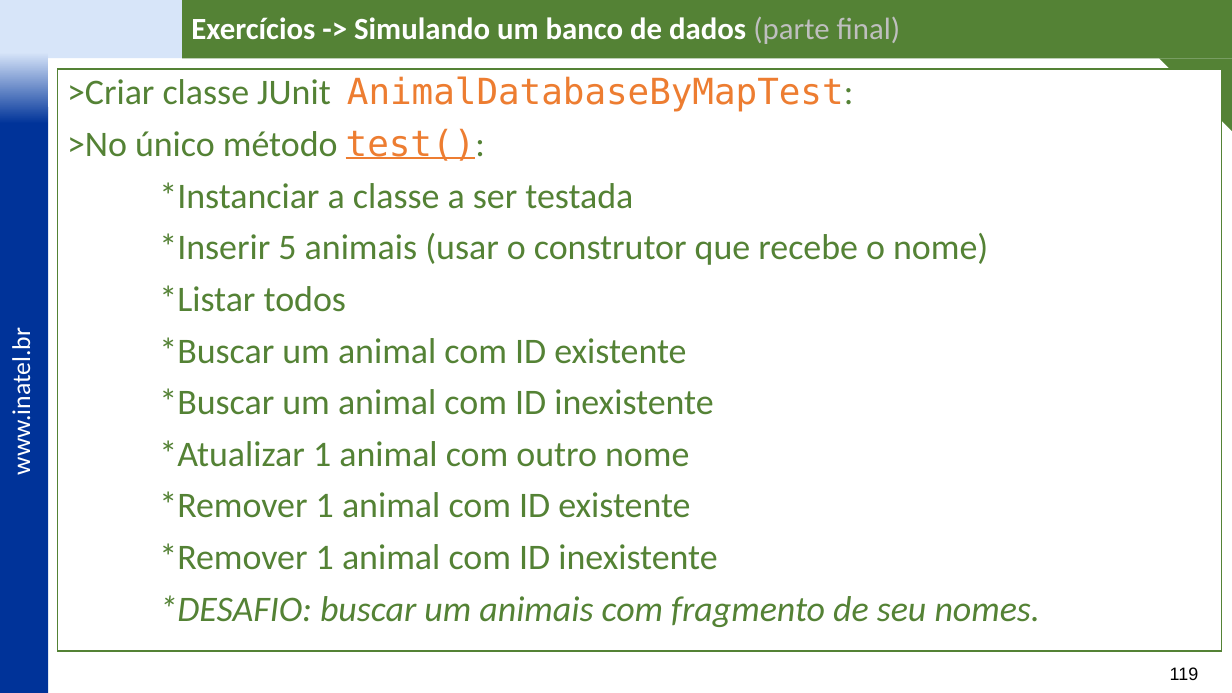
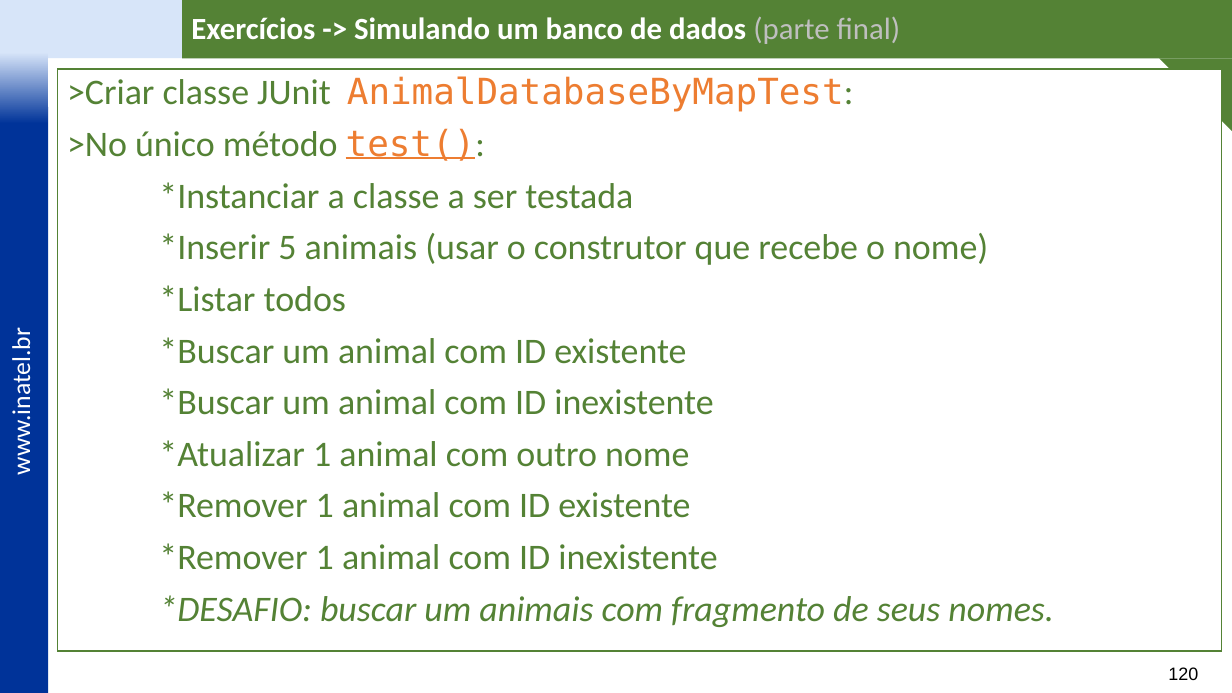
Before and after one commit to vitor-figueiredo/Lab_JavaCollections, a slide deck: slide 120 of _docs/IDP Labs - Java Collections - v3.pptx (slide 119 before the commit). Drawn at 1232x693 pixels with LibreOffice and Linux fonts; fonts in the diff are those of the drawing; background and template pictures are left out. Boxes give left, top, right and bottom in pixels: in the first picture for what was removed or moved away, otherwise in the second. Text is boxed around its words. In the diff, an @@ line names an element or a change of style, - is before the commit and + after.

```diff
--- a/_docs/IDP Labs - Java Collections - v3.pptx
+++ b/_docs/IDP Labs - Java Collections - v3.pptx
@@ text in rectangle at box(159, 595, 1053, 627): text changed @@
-*DESAFIO: buscar um animais com fragmento de seu nomes.
+*DESAFIO: buscar um animais com fragmento de seus nomes.
@@ page number at box(1168, 667, 1198, 680): text changed @@
-119
+120
```
Also in this commit, not shown: 6 other slides changed, 1 slide added, 17 other files.
